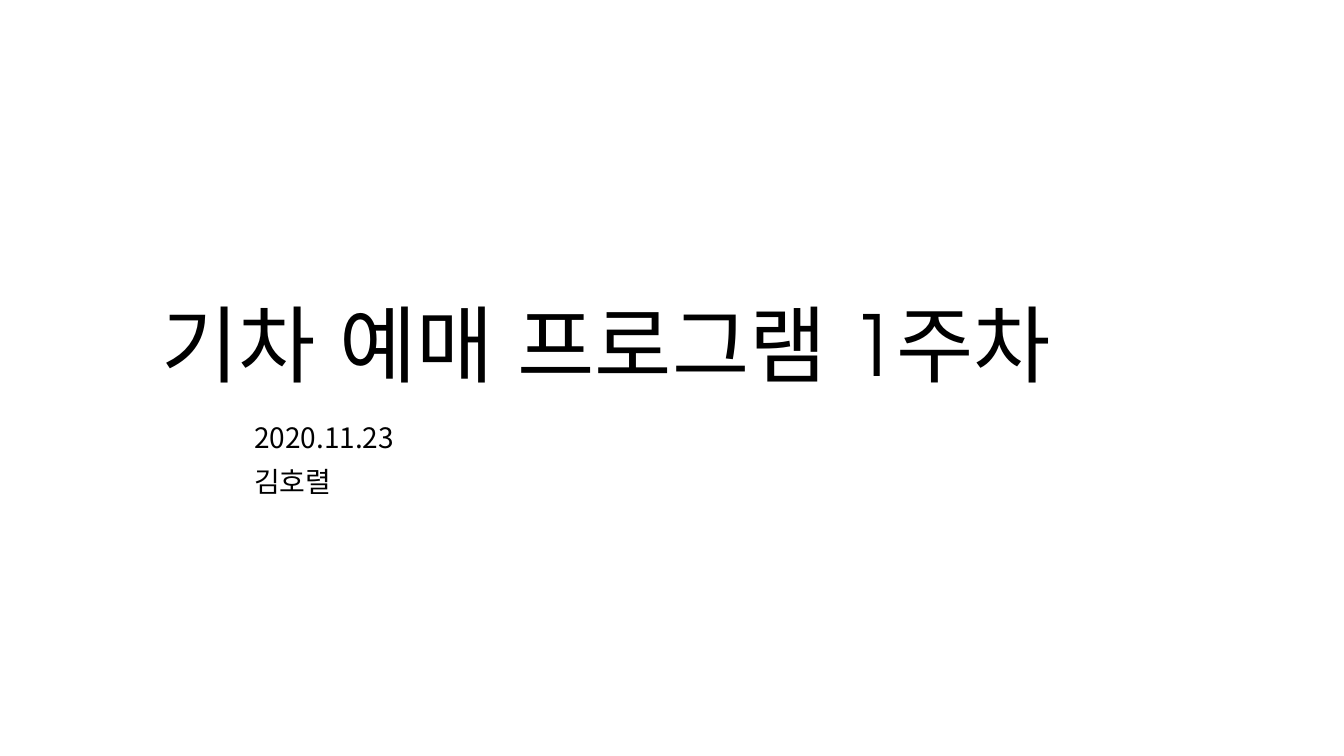
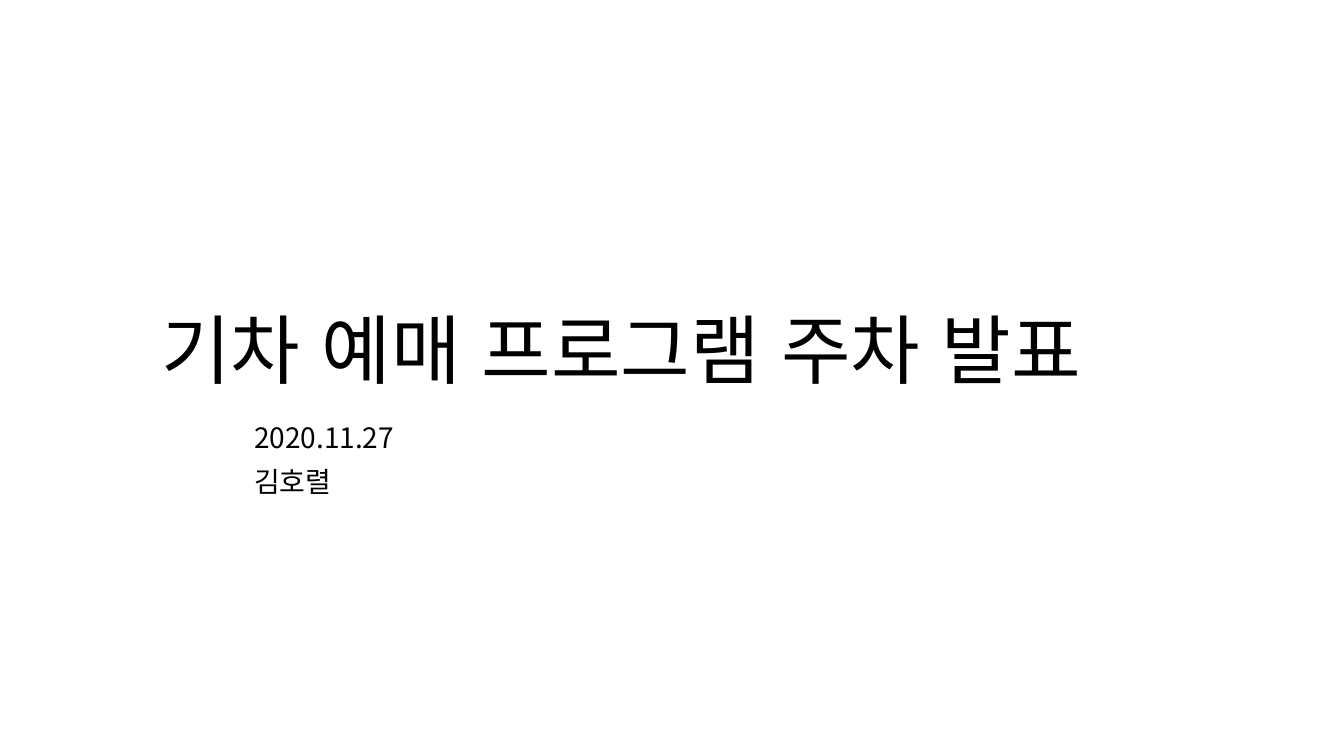
Before and after one commit to eeeeyeot/JAVATrainTicketing, a slide deck: slide 1 of 작업한 내용/1주차 (2020_11_16 ~ 2020_11_20)/기차 예매 프로그램 1주차.pptx. Drawn at 1344x756 pixels with LibreOffice and Linux fonts; fonts in the diff are those of the drawing; background and template pictures are left out. Boxes give left, top, right and bottom in pixels: in the first picture for what was removed or moved away, otherwise in the second. Text is boxed around its words. In the diff, an @@ line names an element or a change of style, - is before the commit and + after.

```diff
--- a/작업한 내용/1주차 (2020_11_16 ~ 2020_11_20)/기차 예매 프로그램 1주차.pptx
+++ b/작업한 내용/1주차 (2020_11_16 ~ 2020_11_20)/기차 예매 프로그램 1주차.pptx
@@ title at <box>161,315,1080,384</box>: text changed; size 60 to 54 pt @@
-기차 예매 프로그램 1주차
+기차 예매 프로그램 주차 발표
@@ subtitle at <box>254,427,394,449</box>: text changed @@
-2020.11.23
+2020.11.27
```
Also in this commit, not shown: 2 other slides changed, 6 slides added, 14 other files.
